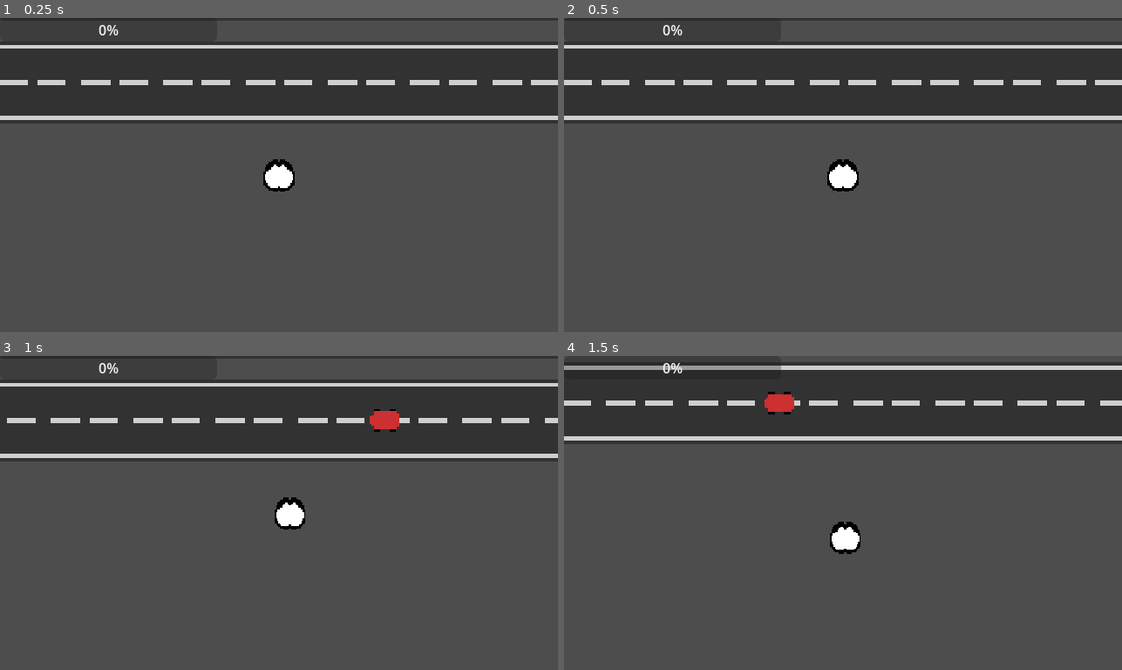
Above: before the commit, frames 1-4 (two rows, left to right).
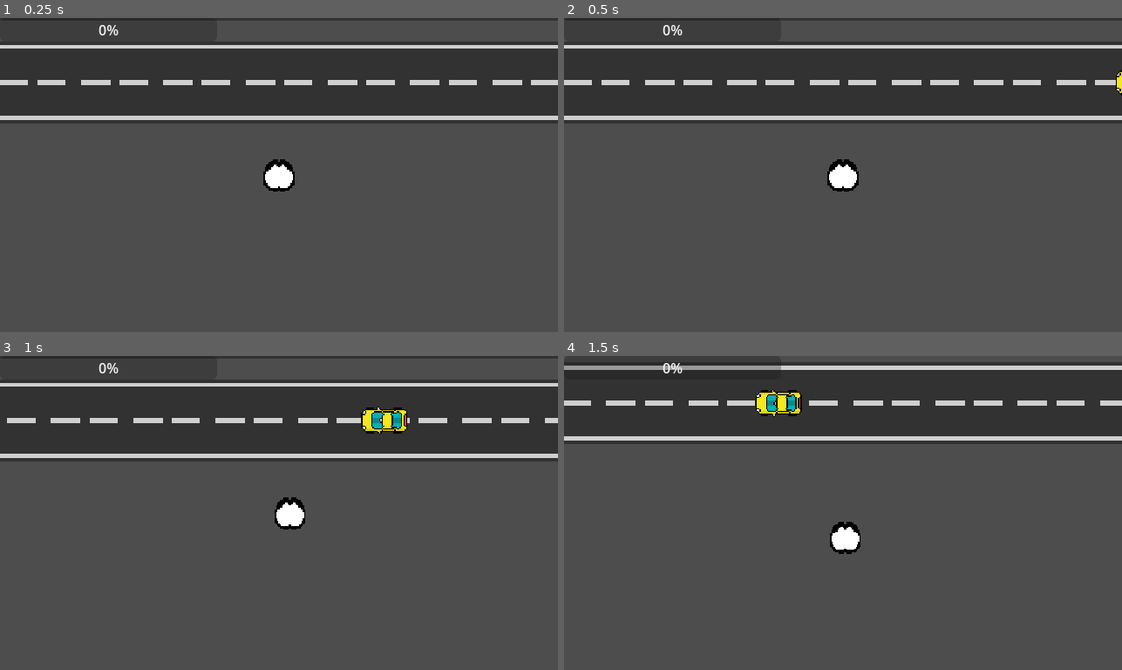
Above: after the commit, the same moments.

Repository: SpyderXN/Untitled
Game: Godot game, scene res://Main/main.tscn
Two runs of this game, one before a commit and one after it. Both use one fixed random seed, a clock stepped at 60 frames per second and the inputs below.
Inputs:
- Up to frame 1 (0.25 s): no input
- Up to frame 2 (0.5 s): no input
- Up to frame 3 (1 s): hold D (Right) from 0.53 s (still down)
- Up to frame 4 (1.5 s): release D (Right) at 1.28 s; hold S (Down) from 1.28 s (still down)

Frame 1 is identical in both runs. In frame 2, less than 0.1% of the frame differs, in the area x 98-100%, y 16-25%; in frame 3, 0.6%, in the area x 64-73%, y 16-25%; in frame 4, 0.6%.

Commit message:
Add car sprites, scene variants and spawners
Add multiple asset sprites (Footpath_lamp, Grass, Grass_2, Green_car, Truck, Yellow_car) with Godot .import metadata. Create GreenCar and YellowCar scenes that instance the generic Car scene and assign textures and collision shapes. Modify Car/car.tscn to remove the hardcoded texture and embedded rectangle subresource so the base car can be reused by variants. Update Spawner-1 and Spawner-2 to reference the new car prefabs and set their car fields, and adjust FinishLine position in Main/main.tscn. These changes organize vehicles as reusable scenes and wire them into spawners.

Diff:
--- a/Car/car.tscn
+++ b/Car/car.tscn
@@ -1,23 +1,15 @@
 [gd_scene format=3 uid="uid://b5a0ks7volpx8"]
 
 [ext_resource type="Script" uid="uid://c3y4kip4wy17i" path="res://Car/car.gd" id="1_jiwsa"]
-[ext_resource type="Texture2D" uid="uid://dmt441j5vtmen" path="res://Assets/Temp_Vehicle.png" id="2_jiwsa"]
-
-[sub_resource type="RectangleShape2D" id="RectangleShape2D_jiwsa"]
-size = Vector2(23, 16)
 
 [node name="Car" type="Area2D" unique_id=1056331510]
 script = ExtResource("1_jiwsa")
-speed = 250
-points = 1.0
 
 [node name="Sprite2D" type="Sprite2D" parent="." unique_id=1453901874]
 texture_filter = 1
-texture = ExtResource("2_jiwsa")
 
 [node name="CollisionShape2D" type="CollisionShape2D" parent="." unique_id=1924795177]
 position = Vector2(0.5, 0)
-shape = SubResource("RectangleShape2D_jiwsa")
 debug_color = Color(1.4439225e-06, 0.5198256, 0.4377167, 0.41960785)
 
 [connection signal="body_entered" from="." to="." method="_on_body_entered"]
--- /dev/null
+++ b/GreenCar/green_car.tscn
@@ -0,0 +1,16 @@
+[gd_scene format=3 uid="uid://c6dvvcantb1h2"]
+
+[ext_resource type="PackedScene" uid="uid://b5a0ks7volpx8" path="res://Car/car.tscn" id="1_d3b6d"]
+[ext_resource type="Texture2D" uid="uid://dgru3psi04ta1" path="res://Assets/Green_car.png" id="2_umuyp"]
+
+[sub_resource type="RectangleShape2D" id="RectangleShape2D_s7r3m"]
+size = Vector2(34, 20)
+
+[node name="GreenCar" unique_id=1056331510 instance=ExtResource("1_d3b6d")]
+
+[node name="Sprite2D" parent="." index="0" unique_id=1453901874]
+texture = ExtResource("2_umuyp")
+
+[node name="CollisionShape2D" parent="." index="1" unique_id=1924795177]
+position = Vector2(1, 0)
+shape = SubResource("RectangleShape2D_s7r3m")
--- a/Main/main.tscn
+++ b/Main/main.tscn
@@ -36,6 +36,6 @@
 position_smoothing_speed = 3.0
 
 [node name="FinishLine" parent="." unique_id=12964170 instance=ExtResource("7_ib3t1")]
-position = Vector2(0, 557)
+position = Vector2(0, 759)
 
 [connection signal="player_entered" from="FinishLine" to="." method="_on_finish_line_player_entered"]
--- a/Spawner-1/spawner_1.tscn
+++ b/Spawner-1/spawner_1.tscn
@@ -2,6 +2,7 @@
 
 [ext_resource type="PackedScene" uid="uid://dd18pn5rd5f2d" path="res://Car Spawner/car_spawner.tscn" id="1_q4hmi"]
 [ext_resource type="Texture2D" uid="uid://cydghfaloumlj" path="res://Assets/Temp_Road.png" id="2_qtb1u"]
+[ext_resource type="PackedScene" uid="uid://bsyndxobjd5vu" path="res://YellowCar/yellow_car.tscn" id="3_yap1v"]
 
 [sub_resource type="TileSetAtlasSource" id="TileSetAtlasSource_yap1v"]
 texture = ExtResource("2_qtb1u")
@@ -26,3 +27,4 @@
 [node name="Car Spawner" parent="." unique_id=504182718 instance=ExtResource("1_q4hmi")]
 position = Vector2(768, 0)
 rotation = -3.1415927
+car = ExtResource("3_yap1v")
--- a/Spawner-2/spawner_2.tscn
+++ b/Spawner-2/spawner_2.tscn
@@ -2,6 +2,8 @@
 
 [ext_resource type="PackedScene" uid="uid://dd18pn5rd5f2d" path="res://Car Spawner/car_spawner.tscn" id="1_mx764"]
 [ext_resource type="Texture2D" uid="uid://cydghfaloumlj" path="res://Assets/Temp_Road.png" id="2_dqnjo"]
+[ext_resource type="PackedScene" uid="uid://c6dvvcantb1h2" path="res://GreenCar/green_car.tscn" id="3_gy02f"]
+[ext_resource type="PackedScene" uid="uid://bsyndxobjd5vu" path="res://YellowCar/yellow_car.tscn" id="4_v1xm3"]
 
 [sub_resource type="TileSetAtlasSource" id="TileSetAtlasSource_k38el"]
 texture = ExtResource("2_dqnjo")
@@ -25,13 +27,17 @@
 [node name="Car Spawner" parent="." unique_id=504182718 instance=ExtResource("1_mx764")]
 position = Vector2(768, -48)
 rotation = -3.1415927
+car = ExtResource("3_gy02f")
 
 [node name="Car Spawner2" parent="." unique_id=334030235 instance=ExtResource("1_mx764")]
 position = Vector2(0, 48)
+car = ExtResource("4_v1xm3")
 
 [node name="Car Spawner3" parent="." unique_id=1171073242 instance=ExtResource("1_mx764")]
 position = Vector2(768, 16)
 rotation = -3.1415927
+car = ExtResource("4_v1xm3")
 
 [node name="Car Spawner4" parent="." unique_id=1947516588 instance=ExtResource("1_mx764")]
 position = Vector2(0, -16)
+car = ExtResource("3_gy02f")
--- /dev/null
+++ b/YellowCar/yellow_car.tscn
@@ -0,0 +1,18 @@
+[gd_scene format=3 uid="uid://bsyndxobjd5vu"]
+
+[ext_resource type="PackedScene" uid="uid://b5a0ks7volpx8" path="res://Car/car.tscn" id="1_y5epp"]
+[ext_resource type="Texture2D" uid="uid://lnlt0a5qt7fn" path="res://Assets/Yellow_car.png" id="2_tmq38"]
+
+[sub_resource type="RectangleShape2D" id="RectangleShape2D_sd12l"]
+size = Vector2(34, 20)
+
+[node name="YellowCar" unique_id=1056331510 instance=ExtResource("1_y5epp")]
+speed = 250
+points = 1
+
+[node name="Sprite2D" parent="." index="0" unique_id=1453901874]
+texture = ExtResource("2_tmq38")
+
+[node name="CollisionShape2D" parent="." index="1" unique_id=1924795177]
+position = Vector2(1, 0)
+shape = SubResource("RectangleShape2D_sd12l")
Binary file added: Assets/Footpath_lamp.png
Not shown, added: Assets/Footpath_lamp.png.import
Binary file added: Assets/Grass.png
Not shown, added: Assets/Grass.png.import
Binary file added: Assets/Grass_2.png
Not shown, added: Assets/Grass_2.png.import
Binary file added: Assets/Green_car.png
Not shown, added: Assets/Green_car.png.import
Binary file added: Assets/Truck.png
Not shown, added: Assets/Truck.png.import
Binary file added: Assets/Yellow_car.png
Not shown, added: Assets/Yellow_car.png.import
